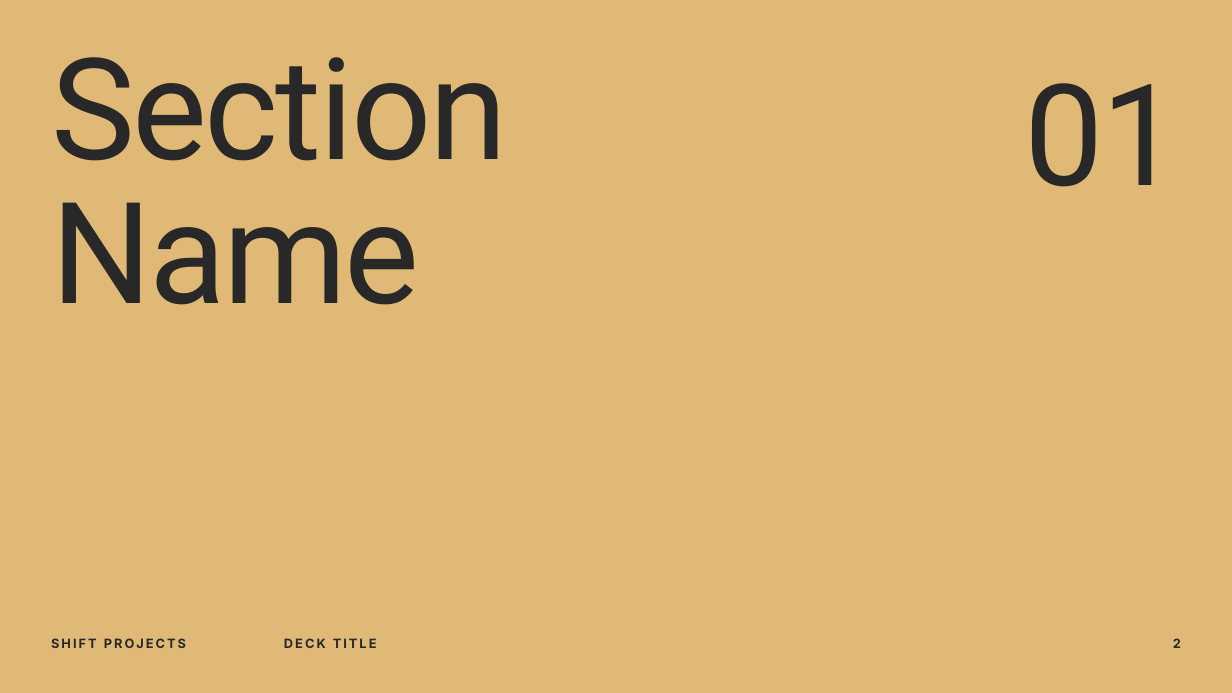
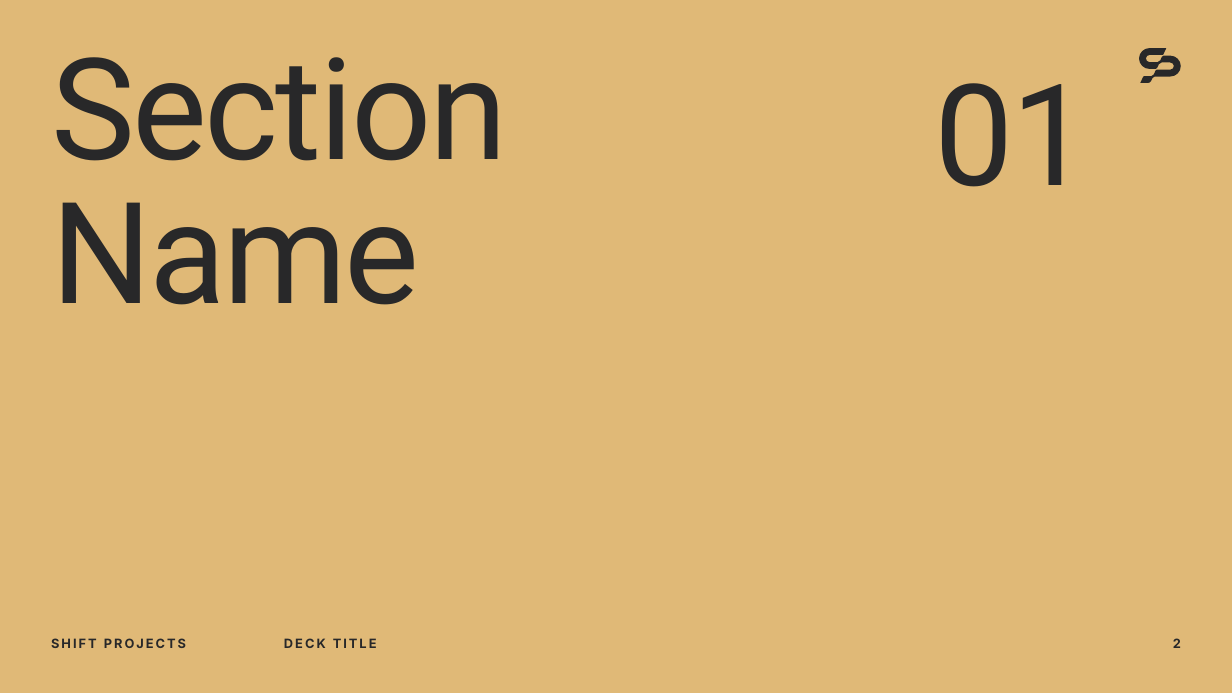
Before and after one commit to ColtonRhyason/frontend-slides, a slide deck: slide 2 of templates/Shift-Projects-Template.pptx. Drawn at 1232x693 pixels with LibreOffice and Linux fonts; fonts in the diff are those of the drawing. Boxes give left, top, right and bottom in pixels: in the first picture for what was removed or moved away, otherwise in the second. Text is boxed around its words. In the diff, an @@ line names an element or a change of style, - is before the commit and + after.

```diff
--- a/templates/Shift-Projects-Template.pptx
+++ b/templates/Shift-Projects-Template.pptx
@@ text "01": place and size @@
-text "01" at [1025,83,1181,187]
+text "01" at [934,83,1090,187]
@@ freeform shape added at [1140,48,1181,83], fill #282829 @@
```
Also in this commit, not shown: 18 other slides changed, 5 other files.
